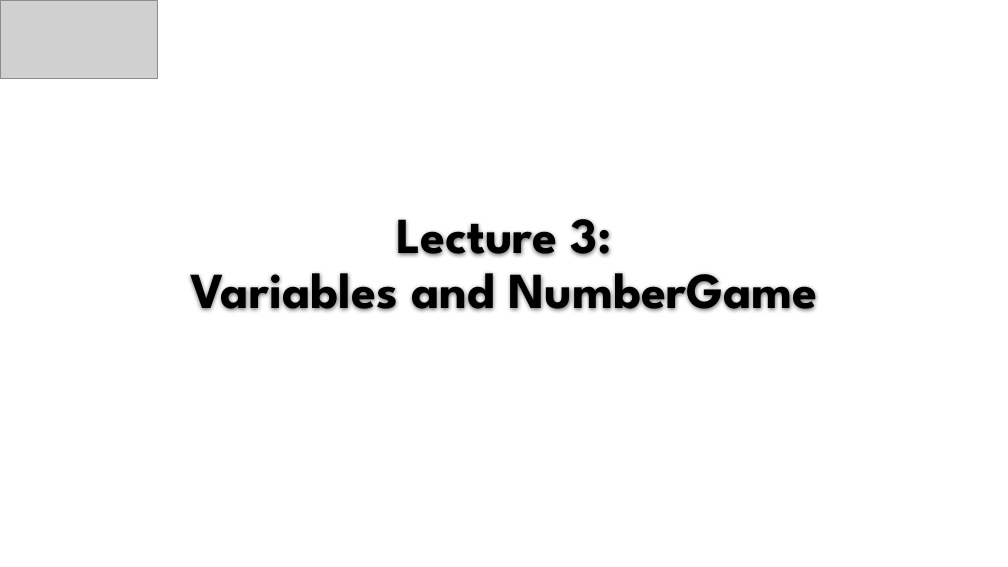
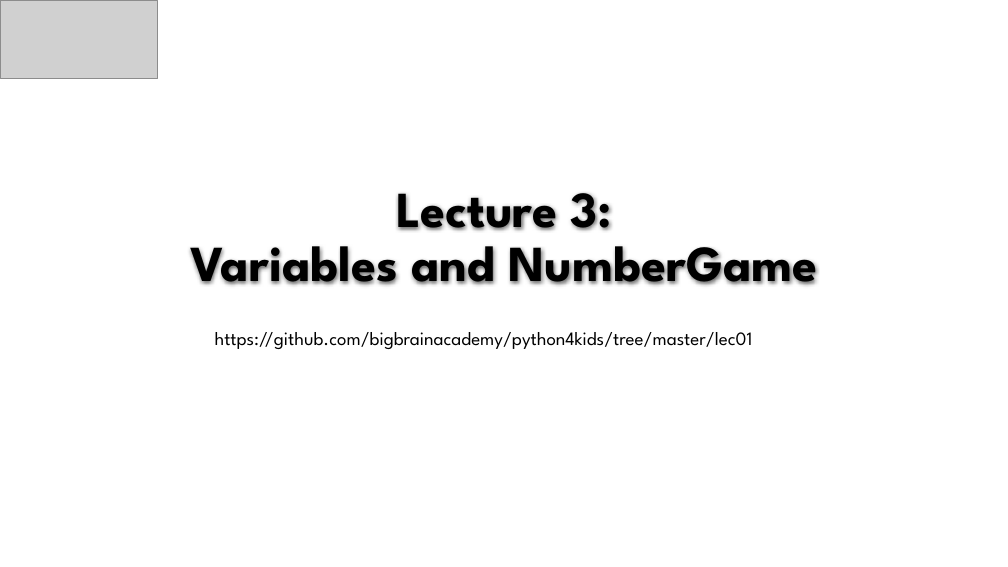
Before and after one commit to bigbrainacademy/python4kids, a slide deck: slide 2 of lec03/3.pptx. Drawn at 1008x567 pixels with LibreOffice and Linux fonts; fonts in the diff are those of the drawing; grey boxes stand for pictures; background and template pictures are left out. Boxes give left, top, right and bottom in pixels: in the first picture for what was removed or moved away, otherwise in the second. Text is boxed around its words. In the diff, an @@ line names an element or a change of style, - is before the commit and + after.

```diff
--- a/lec03/3.pptx
+++ b/lec03/3.pptx
@@ title "Lecture 3: Variables and NumberGame": place and size @@
-title "Lecture 3: Variables and NumberGame" at box(190, 219, 817, 311)
+title "Lecture 3: Variables and NumberGame" at box(190, 193, 817, 285)
@@ text added at box(215, 332, 753, 349), 18 pt, text #000000 @@
+https://github.com/bigbrainacademy/python4kids/tree/master/lec01
```
Also in this commit, not shown: 1 other file.
